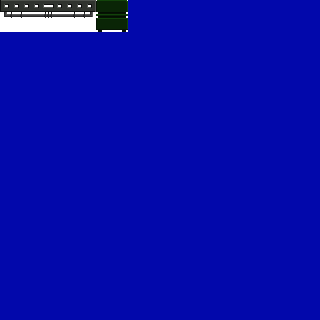
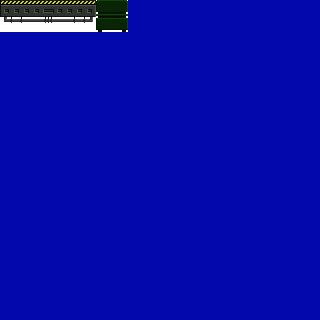
Revision of a layered 320x320 image; what changed, layer by layer:
painted on "solid.png" over [0, 0, 96, 23]
